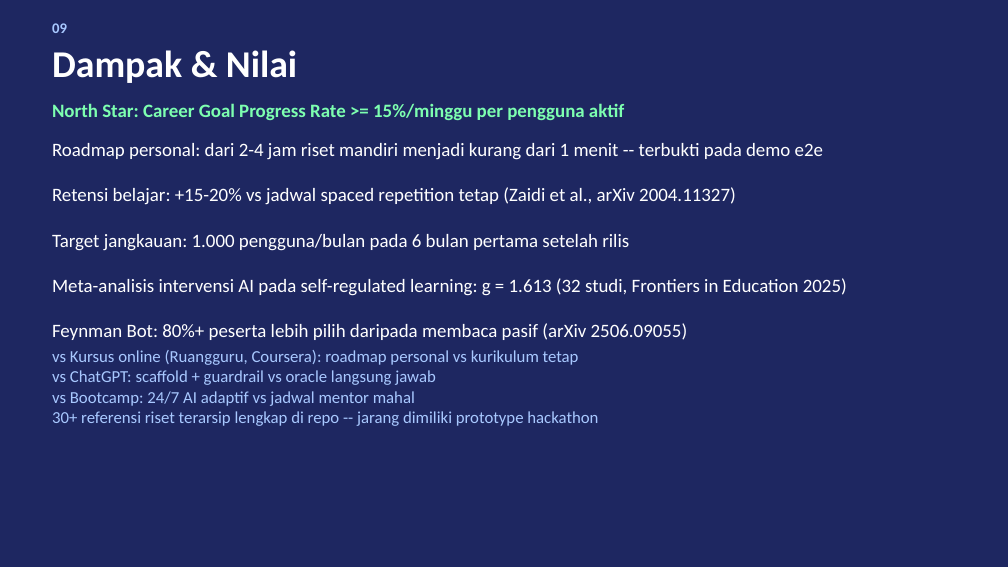
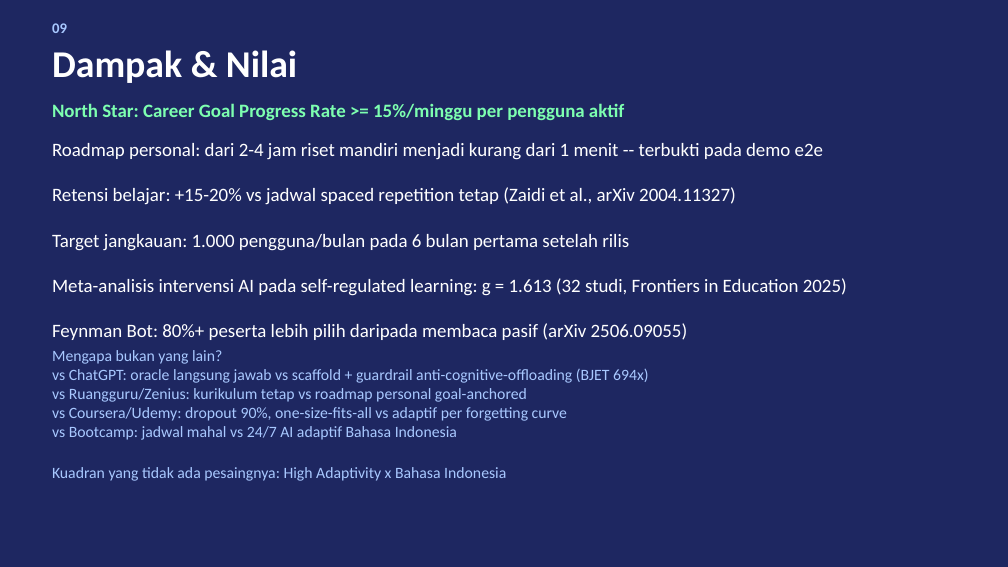
Before and after one commit to mmuchsin/serambi-ai, a slide deck: slide 9 of slides/serambi-pitch-deck.pptx. Drawn at 1008x567 pixels with LibreOffice and Linux fonts; fonts in the diff are those of the drawing. Boxes give left, top, right and bottom in pixels: in the first picture for what was removed or moved away, otherwise in the second. Text is boxed around its words. In the diff, an @@ line names an element or a change of style, - is before the commit and + after.

Commit message:
docs(business): add competitive analysis + sharpen pitch deck slide 09
competitive-analysis.md:
- 7 competitors mapped: ChatGPT, Ruangguru/Zenius, Coursera/Udemy,
  Khanmigo, LinkedIn Learning, Duolingo, Cakap
- Feature comparison matrix (10 capabilities)
- Positioning map: High Adaptivity x Bahasa Indonesia (unclaimed quadrant)
- 5 differentiation opportunities with research backing
- 4 competitive threats with response strategy
- Recommendations: double down / close gap / ignore

Pitch deck slide 09 (Impact/Value):
- Competitive box sharpened with stronger vs-competitor framing
- Added: 'Kuadran yang tidak ada pesaingnya: High Adaptivity x Bahasa Indonesia'

```diff
--- a/slides/serambi-pitch-deck.pptx
+++ b/slides/serambi-pitch-deck.pptx
@@ text at (x1=52, y1=350, x2=649, y2=481): text changed; size 16 to 15 pt @@
-vs Kursus online (Ruangguru, Coursera): roadmap personal vs kurikulum tetap
-vs ChatGPT: scaffold + guardrail vs oracle langsung jawab
-vs Bootcamp: 24/7 AI adaptif vs jadwal mentor mahal
-30+ referensi riset terarsip lengkap di repo -- jarang dimiliki prototype hackathon
+Mengapa bukan yang lain?
+vs ChatGPT: oracle langsung jawab vs scaffold + guardrail anti-cognitive-offloading (BJET 694x)
+vs Ruangguru/Zenius: kurikulum tetap vs roadmap personal goal-anchored
+vs Coursera/Udemy: dropout 90%, one-size-fits-all vs adaptif per forgetting curve
+vs Bootcamp: jadwal mahal vs 24/7 AI adaptif Bahasa Indonesia
+Kuadran yang tidak ada pesaingnya: High Adaptivity x Bahasa Indonesia
```
Also in this commit, not shown: 1 other file.
